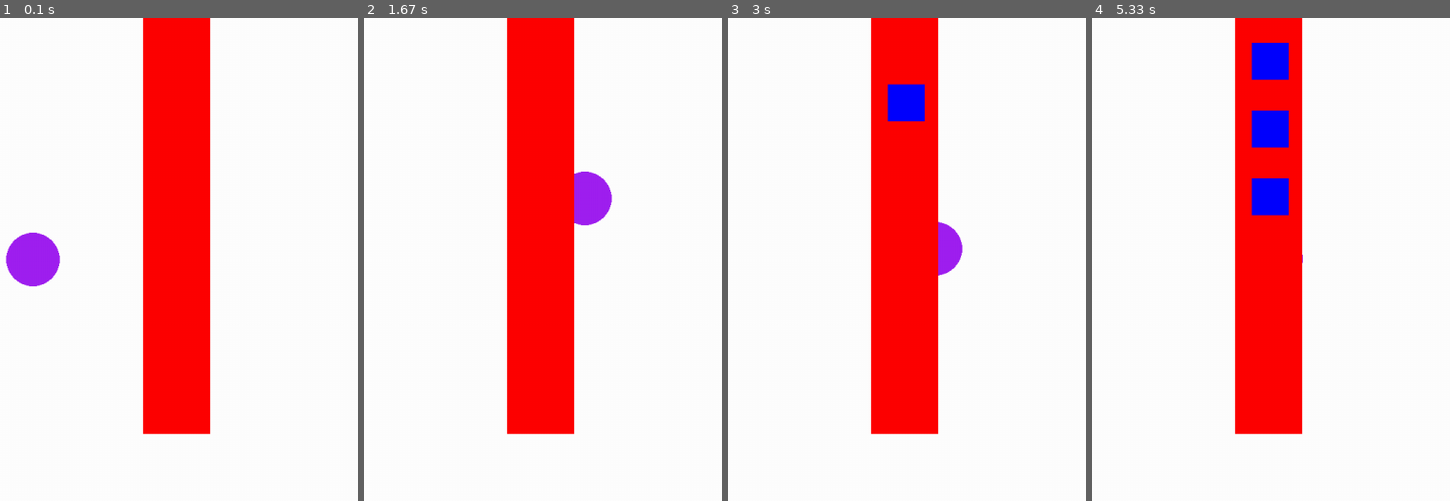
Above: before the commit, frames 1-4 (left to right).
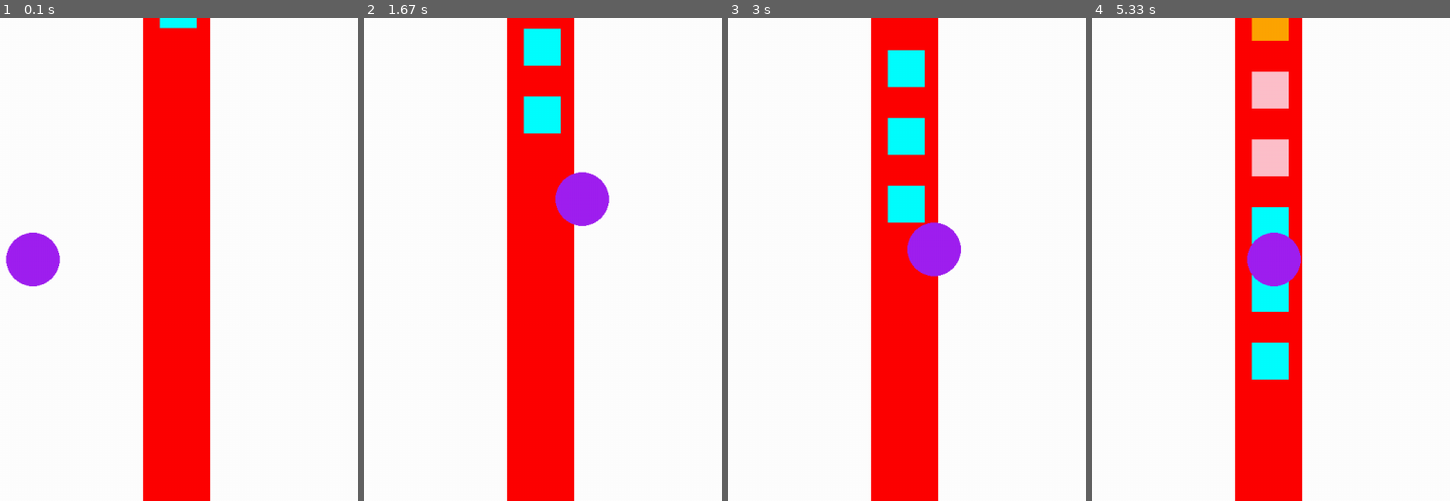
Above: after the commit, the same moments.

Repository: michlima/pygame-project
Game: pygame game, started from main.py
Two runs of this game, one before a commit and one after it. Both use one fixed random seed, a clock stepped at 60 frames per second and the inputs below.
Inputs:
- Up to frame 1 (0.1 s): no input
- Up to frame 2 (1.67 s): hold Space 0.33-0.8 s; hold D 0.33-0.8 s; hold D 0.83-1.3 s; hold W 1.33-1.63 s
- Up to frame 3 (3 s): hold D 1.67-2.13 s; hold A 2.17-2.7 s; hold S from 2.73 s (still down)
- Up to frame 4 (5.33 s): release S at 3.03 s; hold A 3.07-3.47 s; hold W 3.5-3.87 s; hold D 3.9-4.53 s; hold S 4.57-4.93 s; hold A from 4.97 s (still down)

The runs differ from the first frame. In frame 1, 2.9% of the frame differs, in the area x 39-59%, y 0-100%; in frame 2, 4.9%; in frame 3, 6.8%; in frame 4, 10%.

Commit message:
pick up boxes

Diff:
--- a/main.py
+++ b/main.py
@@ -2,68 +2,113 @@
 import random
 
 def drawConveyer(screen):
-    return pygame.draw.rect(screen, "red", pygame.Rect(screen.get_width() / 2 - 50, 0, 100, screen.get_height() - 100))
+    #                                                           xAxis              y  width height
+    return pygame.draw.rect(screen, "red", pygame.Rect(screen.get_width() / 2 - 50, 0, 100, screen.get_height()))
 
 def conveyBoxes(queuedBoxes, screen):
     conveyerVelocity = pygame.math.Vector2(1, 1)
     for box in queuedBoxes:
-        if len(queuedBoxes) < 7:
-            box["rect"].y += int(conveyerVelocity.y)
+        box["rect"].y += int(conveyerVelocity.y)
         # draw boxes on scree
-        pygame.draw.rect(screen,"blue", box["rect"])
+        pygame.draw.rect(screen,box["color"], box["rect"])
+
+def pickBox(queuedBoxes, player_pos):
+    removedBox = False
+    indexRemoved = -1
+    newBoxes = queuedBoxes
+
+    for box in range(len(queuedBoxes)):
+        x_diff = abs(player_pos.x - queuedBoxes[box]["rect"].x )
+        y_diff = abs(player_pos.y - queuedBoxes[box]["rect"].y)
+        if x_diff < 80 and y_diff < 50:
+            indexRemoved = box
+            removedBox = queuedBoxes[box]
+
+            newBoxes.pop(indexRemoved)
+            removedBox["rect"].y = player_pos.y - 50
+            removedBox["rect"].x = player_pos.x
+            break
+    return {"newQueue": newBoxes, "boxPicked": removedBox}
+
 
 def main():
     pygame.init()
     screen = pygame.display.set_mode((1280, 720))
     clock = pygame.time.Clock()
-    dt,count, running, queuedBoxes = 0 , 100, True, []
+    dt, count, running, queuedBoxes = 0 , 100, True, []
+
+    # player position               x Axis                  y axis
     player_pos = pygame.Vector2(screen.get_width() / 3, screen.get_height() / 2)
+    player_one_box = False
 
     # while game is running
     while running:
+        screen.fill("white")
+        ## draw coveyer table
+        drawConveyer(screen)
         count +=1
+
         ## creates boxes every 100 frames if boxes can fit in conveyer belt
-        if count > 100 and len(queuedBoxes) < 7:
+        if count > 100 :
             count = 0
-            randomPoints = random.randrange(1,5,1)
-            queuedBoxes.append({"rect": pygame.Rect(screen.get_width() / 2 - 25, 20, 55, 55), "points": randomPoints})
-            print("draw")
+            colors = ["orange", "green", "cyan", "pink", "gray"]
+            randomPoints = random.randrange(0,4,1)
+            queuedBoxes.append({"rect": pygame.Rect(screen.get_width() / 2 - 25, -50, 55, 55), "points": randomPoints,"color":colors[randomPoints]})
 
         # pygame.QUIT event means the user clicked X to close your window
         for event in pygame.event.get():
             if event.type == pygame.QUIT:
                 running = False
+            if event.type == pygame.KEYDOWN:
+                if event.key == pygame.K_SPACE:
+                    newBoxes = pickBox( queuedBoxes, player_pos)
+                    queuedBoxes = newBoxes["newQueue"]
+                    if newBoxes["boxPicked"] != False:
+                        player_one_box = newBoxes["boxPicked"]
+                        player_one_box["rect"].y = player_pos.y - 100
+                        player_one_box["rect"].x = player_pos.x - 30
 
-        # fill the screen with a color to wipe away anything from last frame
-        screen.fill("white")
+        # draw and move boxes on conveyer
+
+        conveyBoxes(queuedBoxes, screen)
+
         # Draw player position
         pygame.draw.circle(screen, "purple", player_pos, 40)
 
-        ## draw coveyer table
-        drawConveyer(screen)
+        if(player_one_box):
+            pygame.draw.rect(screen, player_one_box["color"], player_one_box["rect"])
 
-        # draw and move boxes on conveyer
-        if len(queuedBoxes) > 1:
-            conveyBoxes(queuedBoxes, screen)
+
+        if(len(queuedBoxes) > 8):
+            del queuedBoxes[0]
 
         #player movement
         keys = pygame.key.get_pressed()
         if keys[pygame.K_w]:
-            player_pos.y -= 300 * dt
+            player_pos.y -= 3
+            if player_one_box != False:
+                player_one_box["rect"].y -= 3
         if keys[pygame.K_s]:
-            player_pos.y += 300 * dt
+            player_pos.y += 3
+            if player_one_box != False:
+                player_one_box["rect"].y += 3
         if keys[pygame.K_a]:
-            player_pos.x -= 300 * dt
+            player_pos.x -= 3
+            if player_one_box != False:
+                player_one_box["rect"].x -= 3
         if keys[pygame.K_d]:
-            player_pos.x += 300 * dt
+            player_pos.x += 3
+            if player_one_box != False:
+                player_one_box["rect"].x += 3
+
+        # pygame.draw.rect(screen,"green", player_one_box)
 
         # flip() the display to put your work on screen
         pygame.display.flip()
 
         # limits FPS to 60
-        # dt is delta time in seconds since last frame, used for framerate-
-        # independent physics.
-        dt = clock.tick(60) / 1000
+        dt = clock.tick(100) / 1000
+
     pygame.quit()
 
 
